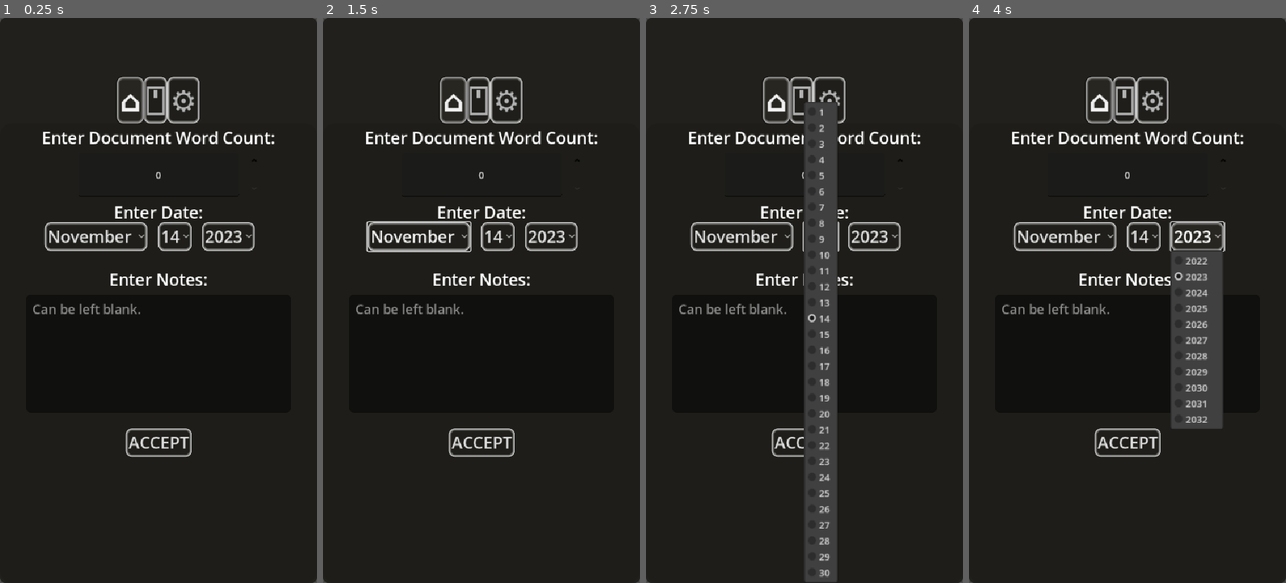
Above: before the commit, frames 1-4 (left to right).
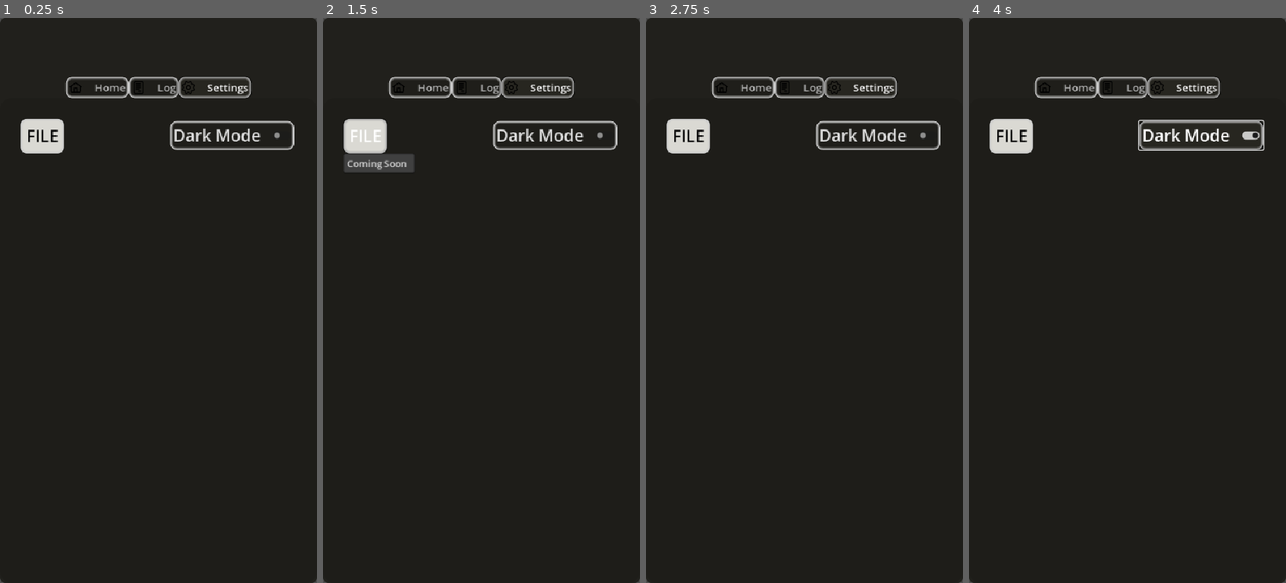
Above: after the commit, the same moments.

Repository: Phlegmlee/WordCounter
Game: Godot game, scene res://application_manager.tscn
The game is run twice, just before and just after one commit, with the same random seed, the same clock (stepped at 60 frames per second) and the same inputs.
Inputs (mouse positions are in pixels of both pictures, inside the frame that each line leads up to):
- Up to frame 1 (0.25 s): no input
- Up to frame 2 (1.5 s): click (418, 238) at 0.5 s, where only the run before the commit has a clickable "November"; click (364, 136) at 1.25 s, where only the run after the commit has a clickable "FILE"
- Up to frame 3 (2.75 s): click (820, 238) at 2 s, where only the run before the commit has a clickable "14"
- Up to frame 4 (4 s): click (1200, 136) at 2.75 s, where only the run after the commit has a clickable "Dark Mode"; click (1197, 238) at 3.5 s, where only the run before the commit has a clickable "2023"

The runs differ from the first frame. In frame 1, 6.5% of the frame differs, in the area x 6-93%, y 10-78%; in frame 2, 7.4%; in frame 3, 13%, in the area x 6-93%, y 10-100%; in frame 4, 12%.

Commit message:
Update - 1.0.1 - Tab Icons
Added CC0 icons to the tabs.

Diff:
--- a/application_manager.tscn
+++ b/application_manager.tscn
@@ -1,7 +1,8 @@
-[gd_scene load_steps=3 format=3 uid="uid://cfbc3o8dd44dk"]
+[gd_scene load_steps=4 format=3 uid="uid://cfbc3o8dd44dk"]
 
 [ext_resource type="Script" uid="uid://c48bnvanmxqfn" path="res://application_manager.gd" id="1_7p4e6"]
 [ext_resource type="Theme" uid="uid://blumm687felup" path="res://themes/dark_mode_theme.tres" id="1_45ls7"]
+[ext_resource type="Script" uid="uid://mru5w1mruvv6" path="res://tab_manager.gd" id="3_0wcup"]
 
 [node name="ApplicationManager" type="Control" node_paths=PackedStringArray("root", "darkmode_toggle", "word_count_entry", "month_entry", "day_entry", "year_entry", "notes_entry", "wc_log")]
 layout_mode = 3
@@ -13,13 +14,13 @@
 theme = ExtResource("1_45ls7")
 script = ExtResource("1_7p4e6")
 root = NodePath(".")
-darkmode_toggle = NodePath("TabContainer/⚙/DarkMode")
-word_count_entry = NodePath("TabContainer/⌂/WordCountEntry/SpinBox")
-month_entry = NodePath("TabContainer/⌂/DateEntry/Month")
-day_entry = NodePath("TabContainer/⌂/DateEntry/Day")
-year_entry = NodePath("TabContainer/⌂/DateEntry/Year")
-notes_entry = NodePath("TabContainer/⌂/NotesEntry/TextEdit")
-wc_log = NodePath("TabContainer/⍞/TextEdit")
+darkmode_toggle = NodePath("TabContainer/Settings/DarkMode")
+word_count_entry = NodePath("TabContainer/Home/WordCountEntry/SpinBox")
+month_entry = NodePath("TabContainer/Home/DateEntry/Month")
+day_entry = NodePath("TabContainer/Home/DateEntry/Day")
+year_entry = NodePath("TabContainer/Home/DateEntry/Year")
+notes_entry = NodePath("TabContainer/Home/NotesEntry/TextEdit")
+wc_log = NodePath("TabContainer/Log/TextEdit")
 
 [node name="Panel" type="Panel" parent="."]
 layout_mode = 1
@@ -37,14 +38,17 @@
 offset_top = 100.0
 grow_horizontal = 2
 grow_vertical = 2
+theme_override_font_sizes/font_size = 18
 tab_alignment = 1
-current_tab = 0
-
-[node name="⌂" type="Control" parent="TabContainer"]
+current_tab = 2
+script = ExtResource("3_0wcup")
+
+[node name="Home" type="Control" parent="TabContainer"]
+visible = false
 layout_mode = 2
 metadata/_tab_index = 0
 
-[node name="WordCountEntry" type="Label" parent="TabContainer/⌂"]
+[node name="WordCountEntry" type="Label" parent="TabContainer/Home"]
 layout_mode = 1
 anchors_preset = 10
 anchor_right = 1.0
@@ -54,7 +58,7 @@
 horizontal_alignment = 1
 vertical_alignment = 1
 
-[node name="SpinBox" type="SpinBox" parent="TabContainer/⌂/WordCountEntry"]
+[node name="SpinBox" type="SpinBox" parent="TabContainer/Home/WordCountEntry"]
 layout_mode = 1
 anchors_preset = 5
 anchor_left = 0.5
@@ -69,7 +73,7 @@
 allow_greater = true
 alignment = 1
 
-[node name="DateEntry" type="Label" parent="TabContainer/⌂"]
+[node name="DateEntry" type="Label" parent="TabContainer/Home"]
 layout_mode = 1
 anchors_preset = 14
 anchor_top = 0.5
@@ -83,7 +87,7 @@
 horizontal_alignment = 1
 vertical_alignment = 1
 
-[node name="Month" type="OptionButton" parent="TabContainer/⌂/DateEntry"]
+[node name="Month" type="OptionButton" parent="TabContainer/Home/DateEntry"]
 layout_mode = 1
 anchors_preset = 8
 anchor_left = 0.5
@@ -124,7 +128,7 @@
 popup/item_11/text = "December"
 popup/item_11/id = 12
 
-[node name="Day" type="OptionButton" parent="TabContainer/⌂/DateEntry"]
+[node name="Day" type="OptionButton" parent="TabContainer/Home/DateEntry"]
 layout_mode = 1
 anchors_preset = 8
 anchor_left = 0.5
@@ -138,7 +142,7 @@
 grow_horizontal = 2
 grow_vertical = 2
 
-[node name="Year" type="OptionButton" parent="TabContainer/⌂/DateEntry"]
+[node name="Year" type="OptionButton" parent="TabContainer/Home/DateEntry"]
 layout_mode = 1
 anchors_preset = 8
 anchor_left = 0.5
@@ -152,7 +156,7 @@
 grow_horizontal = 2
 grow_vertical = 2
 
-[node name="NotesEntry" type="Label" parent="TabContainer/⌂"]
+[node name="NotesEntry" type="Label" parent="TabContainer/Home"]
 layout_mode = 1
 anchors_preset = 14
 anchor_top = 0.5
@@ -166,7 +170,7 @@
 horizontal_alignment = 1
 vertical_alignment = 1
 
-[node name="TextEdit" type="TextEdit" parent="TabContainer/⌂/NotesEntry"]
+[node name="TextEdit" type="TextEdit" parent="TabContainer/Home/NotesEntry"]
 layout_mode = 1
 anchors_preset = 15
 anchor_right = 1.0
@@ -180,7 +184,7 @@
 placeholder_text = "Can be left blank."
 wrap_mode = 1
 
-[node name="Accept" type="Button" parent="TabContainer/⌂"]
+[node name="Accept" type="Button" parent="TabContainer/Home"]
 layout_mode = 1
 anchors_preset = 7
 anchor_left = 0.5
@@ -195,12 +199,12 @@
 grow_vertical = 0
 text = "ACCEPT"
 
-[node name="⍞" type="Control" parent="TabContainer"]
+[node name="Log" type="Control" parent="TabContainer"]
 visible = false
 layout_mode = 2
 metadata/_tab_index = 1
 
-[node name="Label" type="Label" parent="TabContainer/⍞"]
+[node name="Label" type="Label" parent="TabContainer/Log"]
 layout_mode = 1
 anchors_preset = 10
 anchor_right = 1.0
@@ -210,7 +214,7 @@
 horizontal_alignment = 1
 vertical_alignment = 1
 
-[node name="TextEdit" type="TextEdit" parent="TabContainer/⍞"]
+[node name="TextEdit" type="TextEdit" parent="TabContainer/Log"]
 layout_mode = 1
 anchors_preset = 15
 anchor_right = 1.0
@@ -225,12 +229,11 @@
 editable = false
 wrap_mode = 1
 
-[node name="⚙" type="Control" parent="TabContainer"]
-visible = false
+[node name="Settings" type="Control" parent="TabContainer"]
 layout_mode = 2
 metadata/_tab_index = 2
 
-[node name="FILE" type="MenuButton" parent="TabContainer/⚙"]
+[node name="FILE" type="MenuButton" parent="TabContainer/Settings"]
 layout_mode = 1
 offset_left = 35.0
 offset_top = 35.0
@@ -243,7 +246,7 @@
 popup/item_0/text = "Coming Soon"
 popup/item_0/id = 0
 
-[node name="DarkMode" type="CheckButton" parent="TabContainer/⚙"]
+[node name="DarkMode" type="CheckButton" parent="TabContainer/Settings"]
 layout_mode = 1
 anchors_preset = 5
 anchor_left = 0.5
@@ -255,5 +258,5 @@
 grow_horizontal = 2
 text = "Dark Mode"
 
-[connection signal="pressed" from="TabContainer/⌂/Accept" to="." method="_on_accept_pressed"]
-[connection signal="toggled" from="TabContainer/⚙/DarkMode" to="." method="_on_dark_mode_toggled"]
+[connection signal="pressed" from="TabContainer/Home/Accept" to="." method="_on_accept_pressed"]
+[connection signal="toggled" from="TabContainer/Settings/DarkMode" to="." method="_on_dark_mode_toggled"]
--- /dev/null
+++ b/assets/icons/ui/File Signed.svg
@@ -0,0 +1,4 @@
+<svg xmlns="http://www.w3.org/2000/svg" width="24" height="24" fill="none" stroke="currentColor" stroke-linecap="round" stroke-linejoin="round" stroke-width="1.8" data-attribution="cc0-icons" viewBox="0 0 24 24">
+  <path d="M17.278 2H6.722A2.222 2.222 0 0 0 4.5 4.222v15.556C4.5 21.005 5.495 22 6.722 22h10.556a2.222 2.222 0 0 0 2.222-2.222V4.222A2.222 2.222 0 0 0 17.278 2ZM16 9H8m8 3H8m8-6H8m5 9H8"/>
+  <path d="m16 18.5-.75-.1-.75.2-.75-.2-.875-.1-.875.2"/>
+</svg>
--- /dev/null
+++ b/assets/icons/ui/File.svg
@@ -0,0 +1,4 @@
+<svg xmlns="http://www.w3.org/2000/svg" width="24" height="24" fill="none" stroke="currentColor" stroke-linecap="round" stroke-linejoin="round" stroke-width="1.8" data-attribution="cc0-icons" viewBox="0 0 24 24">
+  <path d="M15 2H6.5c-1.09 0-2 .91-2 2v16c0 1.09.91 2 2 2h11c1.09 0 2-.91 2-2V7.5L15 2Z"/>
+  <path d="M14 2v6h5"/>
+</svg>
--- /dev/null
+++ b/assets/icons/ui/Folder.svg
@@ -0,0 +1,6 @@
+<svg xmlns="http://www.w3.org/2000/svg" width="24" height="24" fill="none" stroke="currentColor"
+    stroke-linecap="round" stroke-linejoin="round" stroke-width="1.8" data-attribution="cc0-icons"
+    viewBox="0 0 24 24">
+    <path
+        d="M22 8.5C22 7.39543 21.1046 6.5 20 6.5H13.5C12.5 6.42127 11.5 6 11 5C10.5 4 9.5 3.5639 8.5 3.5H4C2.89543 3.5 2 4.39543 2 5.5V18.5C2 19.6046 2.89543 20.5 4 20.5H20C21.1046 20.5 22 19.6046 22 18.5V8.5Z" />
+</svg>
--- /dev/null
+++ b/assets/icons/ui/Home.svg
@@ -0,0 +1,4 @@
+<svg xmlns="http://www.w3.org/2000/svg" width="24" height="24" fill="none" stroke="currentColor" stroke-linecap="round" stroke-linejoin="round" stroke-width="1.8" data-attribution="cc0-icons" viewBox="0 0 24 24">
+  <path d="M20.1 9.778v8.444c0 .982-.8 1.778-1.788 1.778H5.799a1.783 1.783 0 0 1-1.788-1.778V9.778m16.088 0L12.055 4 4.011 9.778m16.088 0L22 11.2M4.011 9.778 2 11.2"/>
+  <path d="M9.5 20v-7h5v7"/>
+</svg>
--- /dev/null
+++ b/assets/icons/ui/Settings 4.svg
@@ -0,0 +1,11 @@
+<svg xmlns="http://www.w3.org/2000/svg" width="24" height="24" fill="none" stroke="currentColor" stroke-linecap="round" stroke-linejoin="round" stroke-width="1.8" data-attribution="cc0-icons" viewBox="0 0 24 24">
+  <g clip-path="url(#a)">
+    <path d="M13.688 2.866c1.267-1.718 3.988-.576 3.649 1.531-.216 1.34.995 2.537 2.315 2.338 2.11-.319 3.228 2.412 1.498 3.664-1.099.795-1.088 2.497-.016 3.289 1.718 1.267.576 3.988-1.531 3.649-1.34-.216-2.537.995-2.338 2.315.319 2.11-2.412 3.228-3.665 1.498-.794-1.099-2.496-1.088-3.288-.016-1.267 1.718-3.988.576-3.649-1.531.216-1.34-.996-2.537-2.315-2.338-2.11.319-3.228-2.412-1.498-3.665 1.099-.794 1.089-2.496.016-3.288-1.718-1.267-.576-3.988 1.531-3.649 1.34.216 2.537-.996 2.338-2.315-.319-2.11 2.412-3.228 3.664-1.498a2.036 2.036 0 0 0 3.289.016Z"/>
+    <path d="M15.25 12a3.25 3.25 0 1 1-6.5 0 3.25 3.25 0 0 1 6.5 0Z"/>
+  </g>
+  <defs>
+    <clipPath id="a">
+      <path fill="#fff" d="M0 0h24v24H0z"/>
+    </clipPath>
+  </defs>
+</svg>
--- a/project.godot
+++ b/project.godot
@@ -12,7 +12,7 @@
 
 config/name="WordCounter"
 config/description="WordCounter Application, track manuscript word count, make notes."
-config/version="1.0.0"
+config/version="1.0.1"
 config/tags=PackedStringArray("application")
 run/main_scene="uid://cfbc3o8dd44dk"
 config/features=PackedStringArray("4.5", "GL Compatibility")
--- /dev/null
+++ b/tab_manager.gd
@@ -0,0 +1,13 @@
+extends TabContainer
+
+const FILE_SIGNED_ICON = preload("uid://ca815babvuov4")
+const FILE_ICON = preload("uid://c4p40oswhju8f")
+const FOLDER_ICON = preload("uid://cwm2tc302ryc1")
+const HOME_ICON = preload("uid://ba0jxuf7l8g3b")
+const SETTINGS_ICON = preload("uid://bx5nlww500no4")
+
+
+func _ready() -> void:
+	self.set_tab_icon(0, HOME_ICON)
+	self.set_tab_icon(1, FILE_SIGNED_ICON)
+	self.set_tab_icon(2, SETTINGS_ICON)
Not shown, added: assets/icons/ui/File Signed.svg.import
Not shown, added: assets/icons/ui/File.svg.import
Not shown, added: assets/icons/ui/Folder.svg.import
Not shown, added: assets/icons/ui/Home.svg.import
Not shown, added: assets/icons/ui/Settings 4.svg.import
Not shown, added: tab_manager.gd.uid
